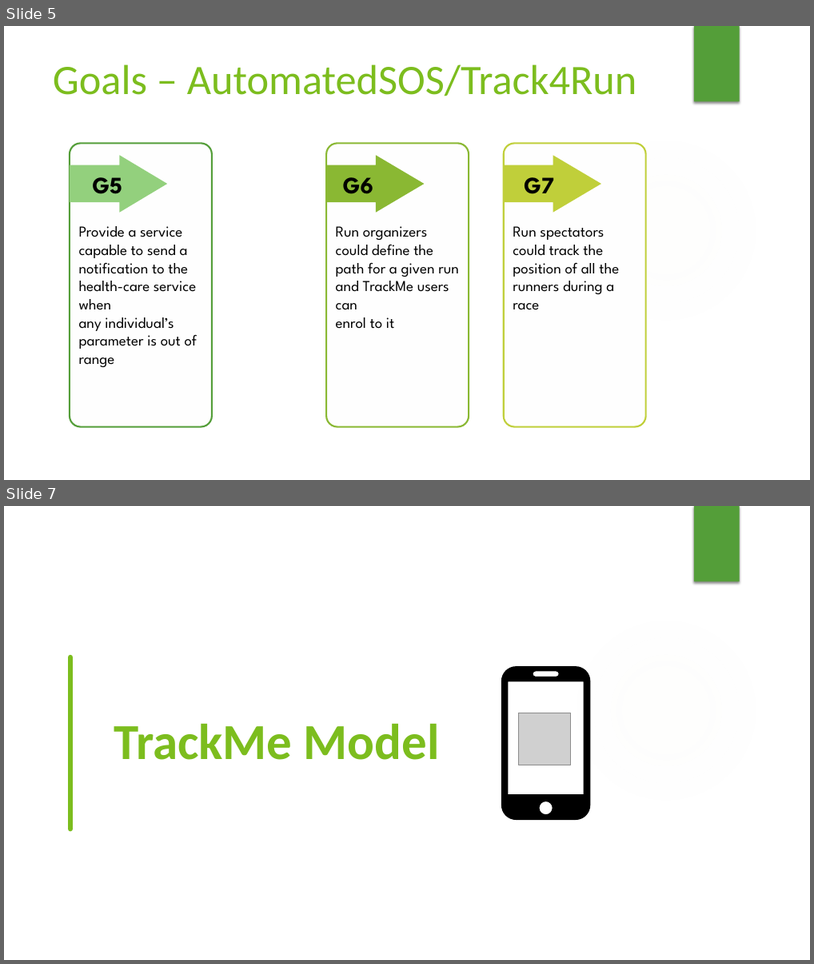
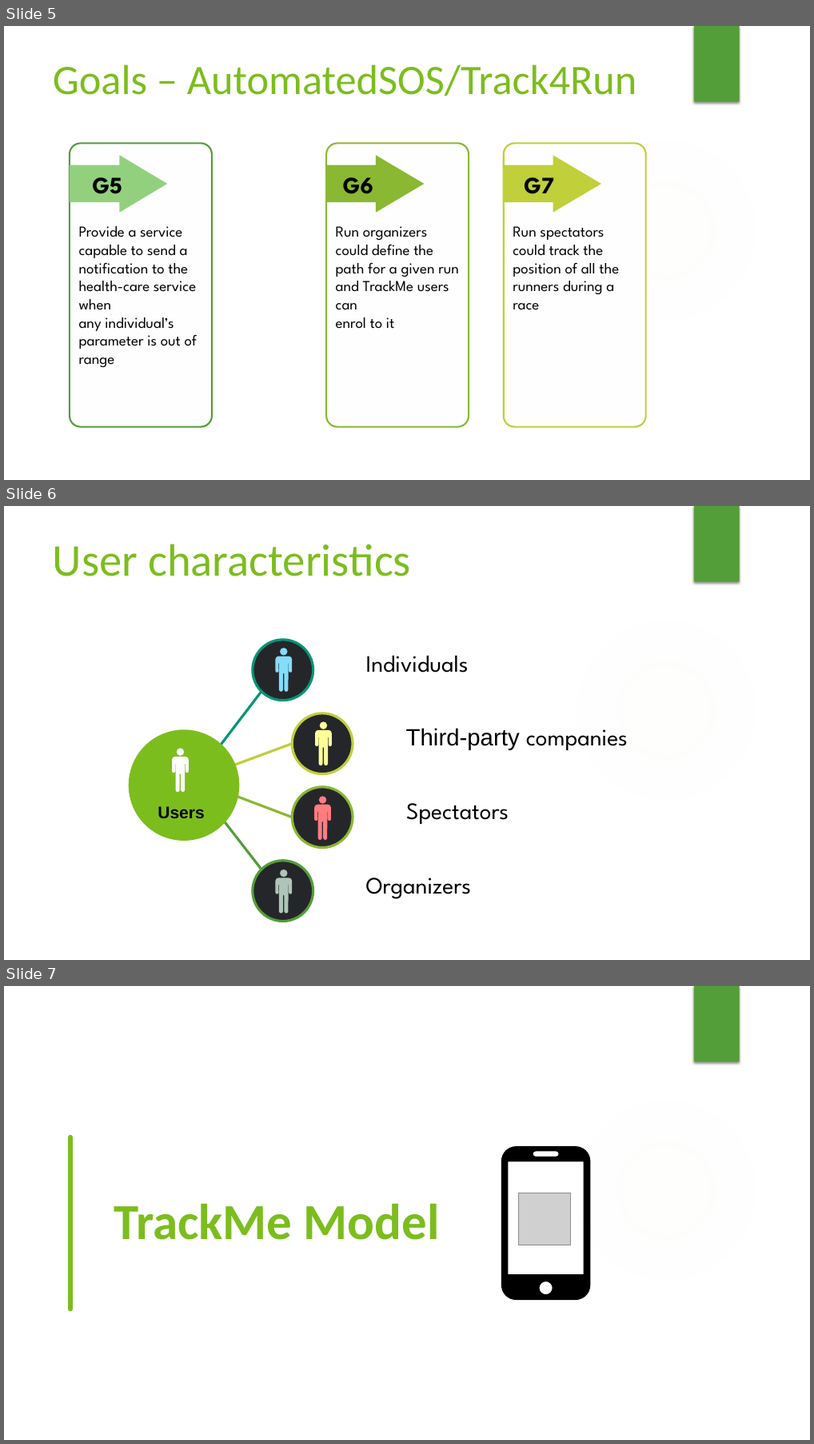
Before and after one commit to lauraschiatti/TrackMe, a slide deck: DeliveryFolder/Project presentation.pptx. Shown one above the other, each under a label of ours: slides 5 and 7 before the commit, slides 5, 6 and 7 after it; the slides between them are not shown. The pictures are 814x964 and 814x1444 pixels, drawn with LibreOffice and Linux fonts; fonts in the diff are those of the drawing; grey boxes stand for pictures; background and template pictures are left out. Boxes give left, top, right and bottom in pixels: in the first picture for what was removed or moved away, otherwise in the second. Text is boxed around its words. In the diff, an @@ line names an element or a change of style, - is before the commit and + after.

```diff
--- a/DeliveryFolder/Project presentation.pptx
+++ b/DeliveryFolder/Project presentation.pptx
@@ slide 6 added at bbox=[4, 506, 810, 960], background #FFFFFF; not listed: 2 template elements that a slide beside it also shows @@
@@ text added at bbox=[53, 544, 411, 576], 54 pt, text #7CBD1E @@
+User characteristics
@@ ellipse added at bbox=[253, 640, 313, 700], fill #25262A, outline #029676 3 pt @@
@@ freeform shape added at bbox=[276, 648, 292, 691], fill #84DDF9 @@
@@ text added at bbox=[366, 655, 469, 672], 28 pt, text #000000 @@
+Individuals
@@ line added from (194, 780) to (262, 691), #029676 3 pt @@
@@ ellipse added at bbox=[293, 713, 353, 773], fill #25262A, outline #C0CF3A 3 pt @@
@@ freeform shape added at bbox=[315, 721, 332, 765], fill #FFFF99 @@
@@ ellipse added at bbox=[129, 729, 239, 840], fill #7CBD1E @@
@@ line added from (195, 780) to (293, 744), #C0CF3A 3 pt @@
@@ text added at bbox=[406, 728, 628, 750], 28 pt, text #000000 @@
+Third-party companies
@@ freeform shape added at bbox=[172, 748, 189, 792], fill #FEFEFE @@
@@ line added from (192, 780) to (262, 869), #549E39 3 pt @@
@@ line added from (195, 780) to (293, 817), #8AB833 3 pt @@
@@ ellipse added at bbox=[293, 787, 353, 847], fill #25262A, outline #8AB833 3 pt @@
@@ text added at bbox=[158, 806, 204, 818], 20 pt, text #000000, bold @@
+Users
@@ freeform shape added at bbox=[314, 796, 330, 840], fill #FF7C80 @@
@@ text added at bbox=[406, 803, 509, 824], 28 pt, text #000000 @@
+Spectators
@@ ellipse added at bbox=[253, 860, 313, 921], fill #25262A, outline #549E39 3 pt @@
@@ freeform shape added at bbox=[276, 869, 292, 912], fill #AFC5B9 @@
@@ text added at bbox=[366, 877, 471, 899], 28 pt, text #000000 @@
+Organizers
```
Also in this commit, not shown: 2 slides changed, 5 other slides added, 4 slides removed.
